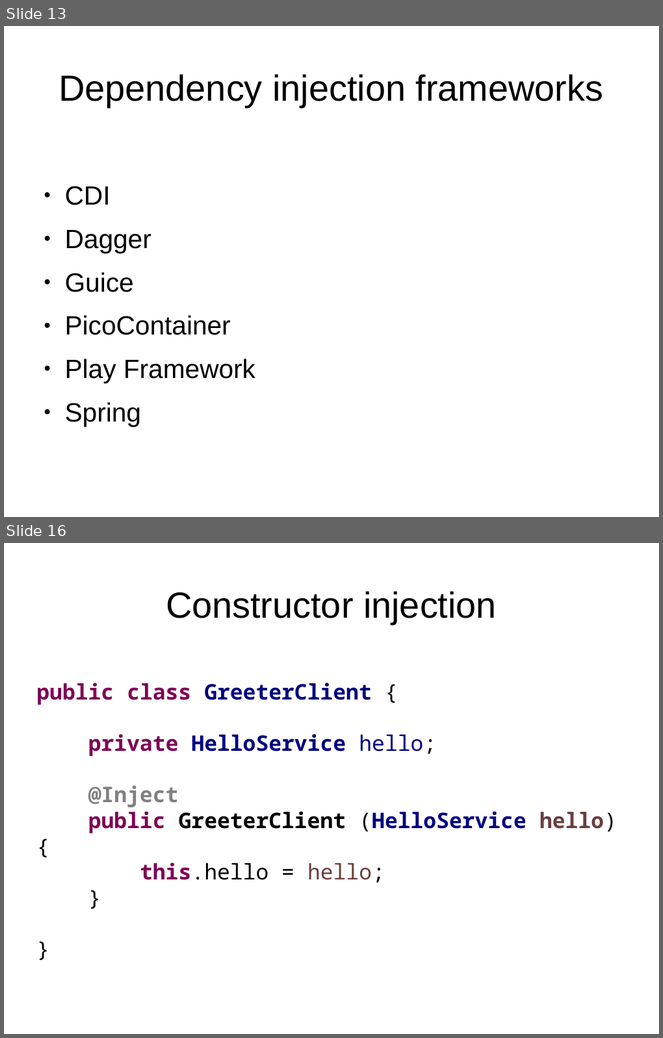
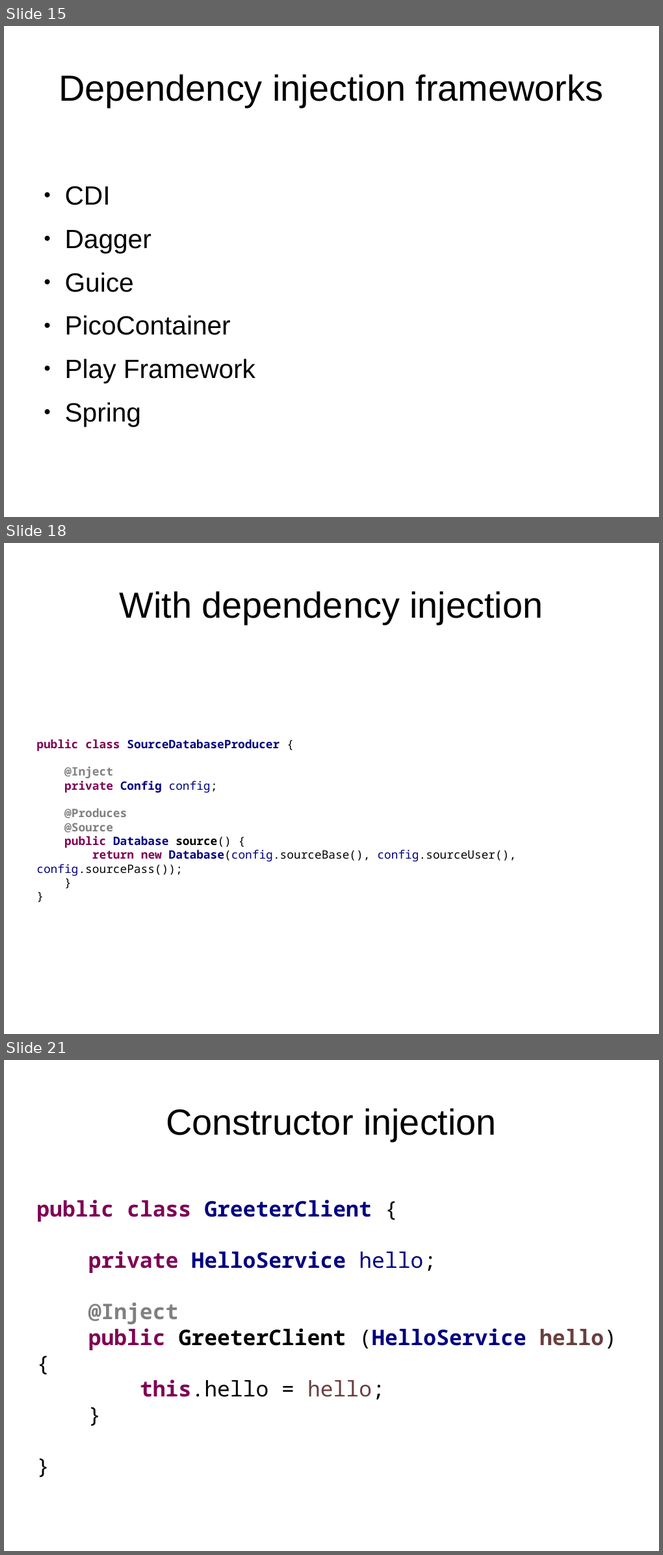
Before and after one commit to FrigoCoder/CDI, a slide deck: CDI.odp. Shown one above the other, each under a label of ours: slides 13 and 16 before the commit, slides 15, 18 and 21 after it; the slides between them are not shown. The pictures are 663x1038 and 663x1555 pixels, drawn with LibreOffice and Linux fonts; fonts in the diff are those of the drawing. Boxes give left, top, right and bottom in pixels: in the first picture for what was removed or moved away, otherwise in the second. Text is boxed around its words. In the diff, an @@ line names an element or a change of style, - is before the commit and + after.

```diff
--- a/CDI.odp
+++ b/CDI.odp
@@ slide 18 added at bbox=[4, 543, 659, 1034], background #FFFFFF @@
@@ title added at bbox=[120, 591, 543, 624], 44 pt, text #000000 @@
+With dependency injection
@@ text added at bbox=[36, 739, 517, 876], 14 pt, text #000080, bold @@
+public class SourceDatabaseProducer {
+@Inject
+private Config config;
+@Produces
+@Source
+public Database source() {
+return new Database(config.sourceBase(), config.sourceUser(), config.sourcePass());
+}
+}
@@ what was slide 13 is now slide 15 @@
@@ what was slide 16 is now slide 21 @@
```
Also in this commit, not shown: 6 slides changed, 6 other slides added.
